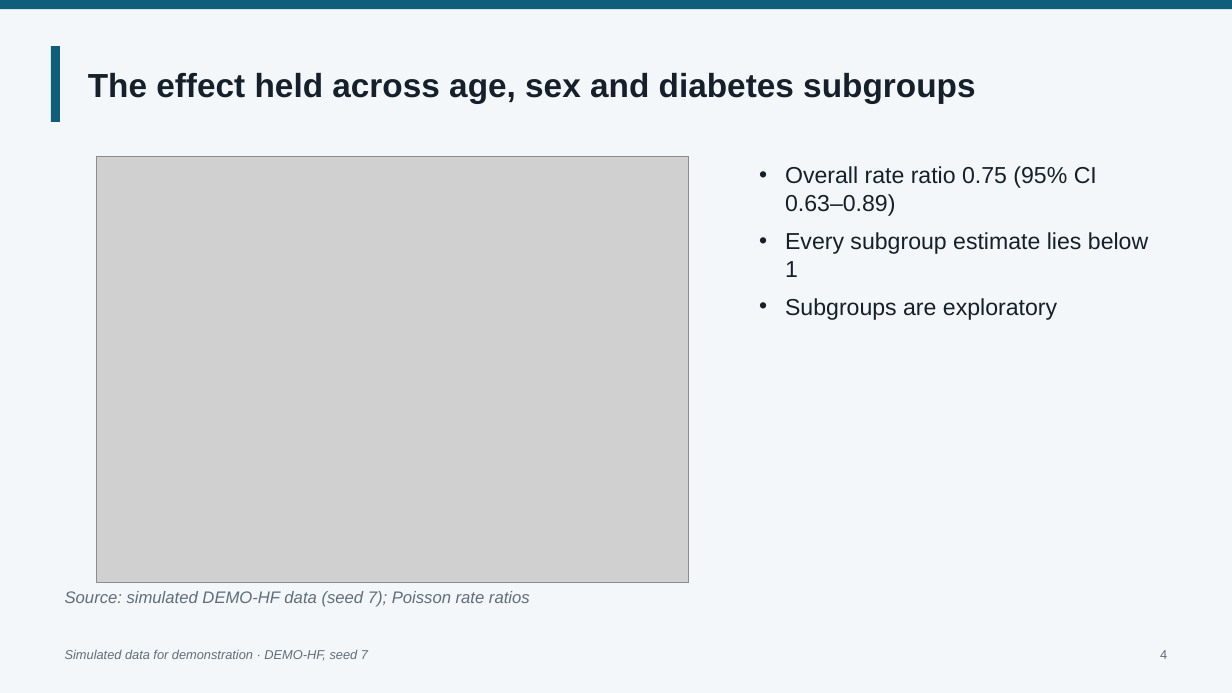
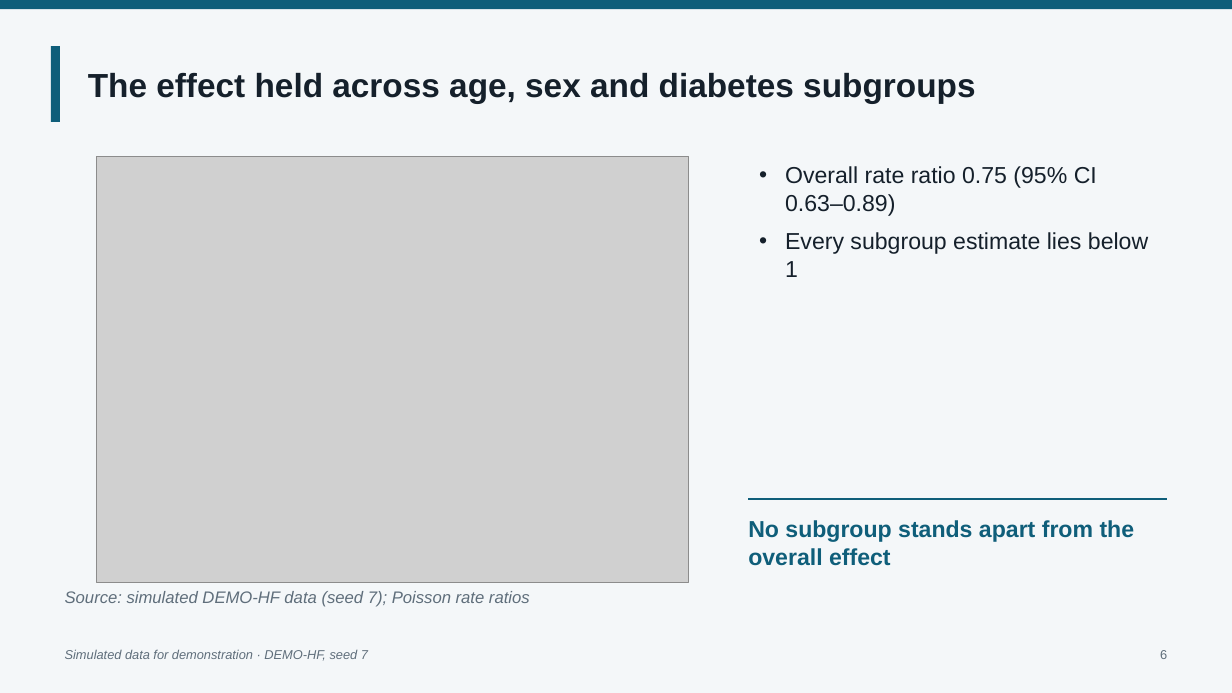
Before and after one commit to jackfeng94/medskill-panda, a slide deck: slide 6 of examples/demo-hf/pptx_en/out/demo-hf.pptx (slide 4 before the commit). Drawn at 1232x693 pixels with LibreOffice and Linux fonts; fonts in the diff are those of the drawing; grey boxes stand for pictures; background and template pictures are left out. Boxes give left, top, right and bottom in pixels: in the first picture for what was removed or moved away, otherwise in the second. Text is boxed around its words. In the diff, an @@ line names an element or a change of style, - is before the commit and + after.

```diff
--- a/examples/demo-hf/pptx_en/out/demo-hf.pptx
+++ b/examples/demo-hf/pptx_en/out/demo-hf.pptx
@@ text at (785, 298, 1057, 320): paragraph removed @@
-• Subgroups are exploratory
@@ line added from (749, 499) to (1167, 499), #0F5E7A 2 pt @@
@@ text added at (748, 520, 1135, 566), 18 pt, text #0F5E7A, bold @@
+No subgroup stands apart from the overall effect
@@ text at (1160, 650, 1167, 659): text changed @@
-4
+6
```
Also in this commit, not shown: 5 other slides changed, 6 slides added, 30 other files.
